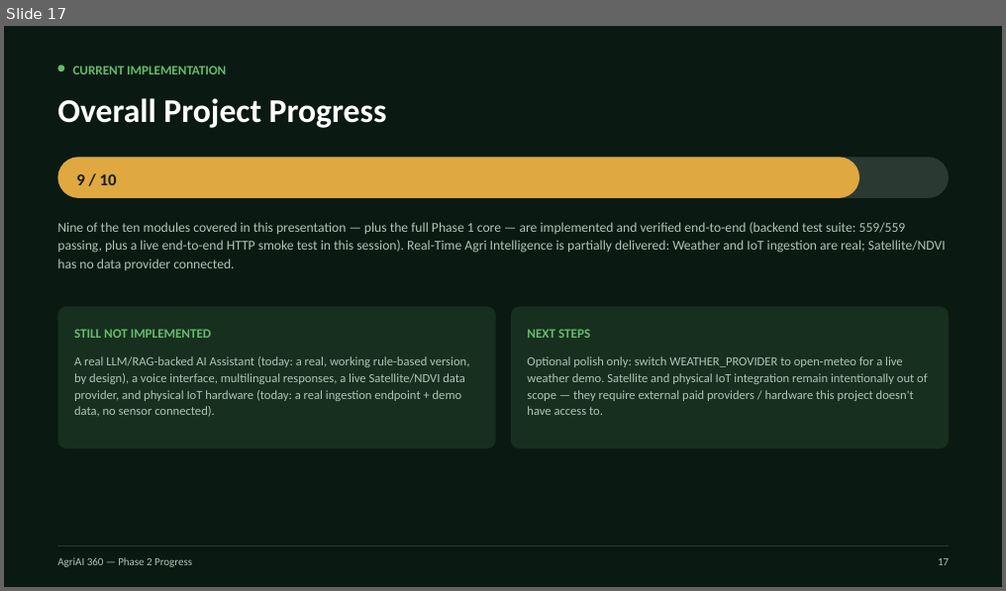
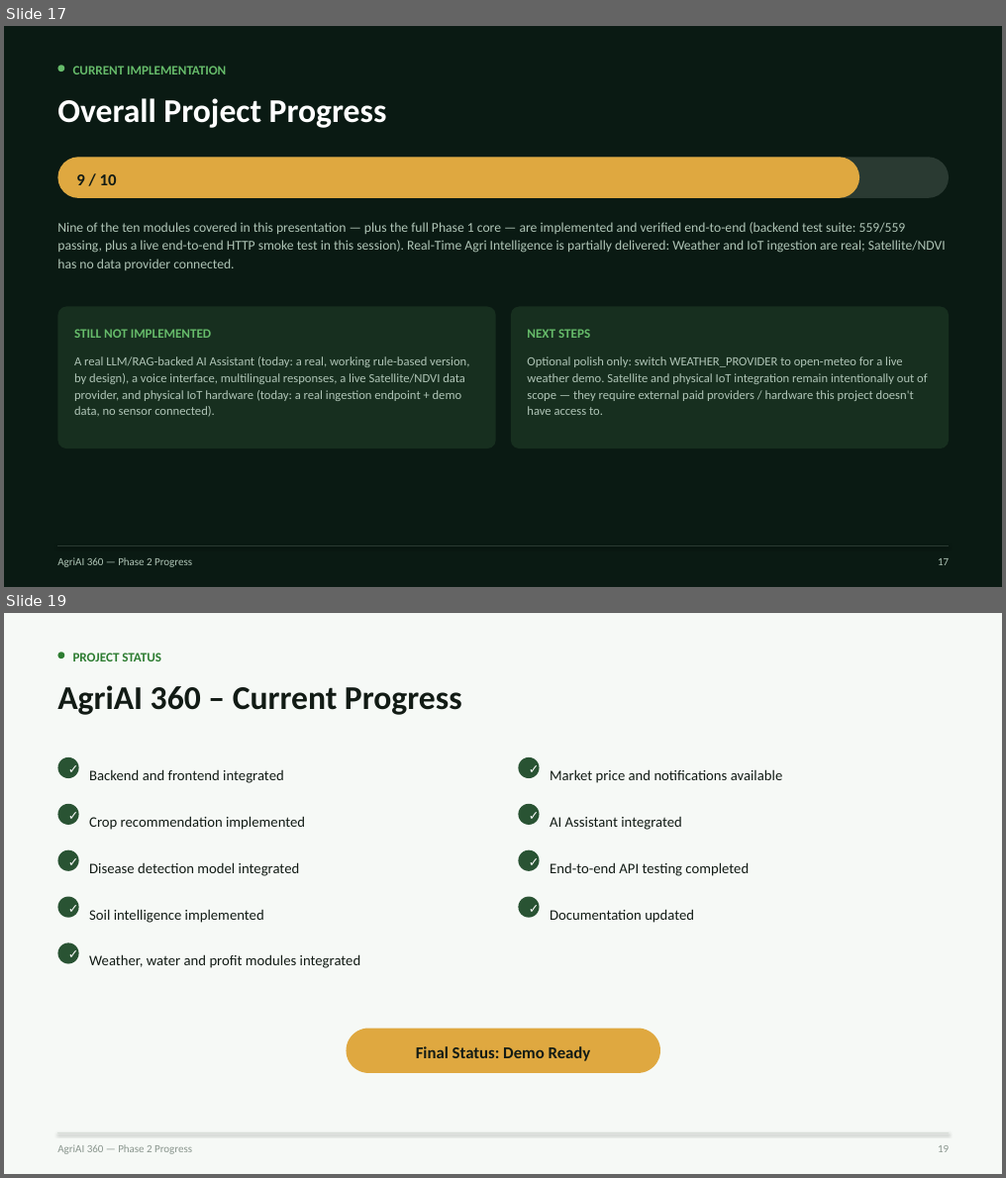
Before and after one commit to HarsheelSGowda/agri-ai-360, a slide deck: AgriAI360_Phase2_Presentation.pptx. Shown one above the other, each under a label of ours: slide 17 before the commit, slides 17 and 19 after it; the slides between them are not shown. The pictures are 1006x591 and 1006x1178 pixels, drawn with LibreOffice and Linux fonts; fonts in the diff are those of the drawing. Boxes give left, top, right and bottom in pixels: in the first picture for what was removed or moved away, otherwise in the second. Text is boxed around its words. In the diff, an @@ line names an element or a change of style, - is before the commit and + after.

```diff
--- a/AgriAI360_Phase2_Presentation.pptx
+++ b/AgriAI360_Phase2_Presentation.pptx
@@ slide 19 added at [4,613,1002,1174], background #FFFFFF @@
@@ rectangle added at [4,613,1002,1174], fill #F6F9F6 @@
@@ ellipse added at [57,652,64,659], fill #2E7D32 @@
@@ text added at [73,653,161,662], 12.5 pt, text #2E7D32, bold @@
+PROJECT STATUS
@@ text added at [57,685,462,715], 32 pt, text #121B15, bold @@
+AgriAI 360 – Current Progress
@@ ellipse added at [57,758,79,778], fill #295333, 12 pt, text #FFFFFF, bold @@
+✓
@@ ellipse added at [519,758,540,778], fill #295333, 12 pt, text #FFFFFF, bold @@
+✓
@@ text added at [89,769,284,783], 14 pt, text #121B15 @@
+Backend and frontend integrated
@@ text added at [549,769,783,783], 14 pt, text #121B15 @@
+Market price and notifications available
@@ ellipse added at [57,804,79,825], fill #295333, 12 pt, text #FFFFFF, bold @@
+✓
@@ text added at [89,816,305,830], 14 pt, text #121B15 @@
+Crop recommendation implemented
@@ ellipse added at [519,804,540,825], fill #295333, 12 pt, text #FFFFFF, bold @@
+✓
@@ text added at [549,817,682,830], 14 pt, text #121B15 @@
+AI Assistant integrated
@@ ellipse added at [57,851,79,871], fill #295333, 12 pt, text #FFFFFF, bold @@
+✓
@@ text added at [89,862,300,876], 14 pt, text #121B15 @@
+Disease detection model integrated
@@ ellipse added at [519,851,540,871], fill #295333, 12 pt, text #FFFFFF, bold @@
+✓
@@ text added at [549,862,748,876], 14 pt, text #121B15 @@
+End-to-end API testing completed
@@ ellipse added at [57,897,79,918], fill #295333, 12 pt, text #FFFFFF, bold @@
+✓
@@ text added at [89,909,264,923], 14 pt, text #121B15 @@
+Soil intelligence implemented
@@ ellipse added at [519,897,540,918], fill #295333, 12 pt, text #FFFFFF, bold @@
+✓
@@ text added at [549,909,694,923], 14 pt, text #121B15 @@
+Documentation updated
@@ ellipse added at [57,943,79,964], fill #295333, 12 pt, text #FFFFFF, bold @@
+✓
@@ text added at [89,955,361,968], 14 pt, text #121B15 @@
+Weather, water and profit modules integrated
@@ rounded rectangle added at [347,1029,660,1073], fill #DFA840, 16 pt, text #121B15, bold @@
+Final Status: Demo Ready
@@ line added from (57, 1134) to (948, 1134), #D8DED8 0.75 pt @@
@@ text added at [57,1145,192,1155], 10.5 pt, text #8A968E @@
+AgriAI 360 — Phase 2 Progress
@@ text added at [938,1146,948,1153], 10.5 pt, text #8A968E @@
+19
```
Also in this commit, not shown: 1 slide changed, 1 other slide added, 1 other file.
